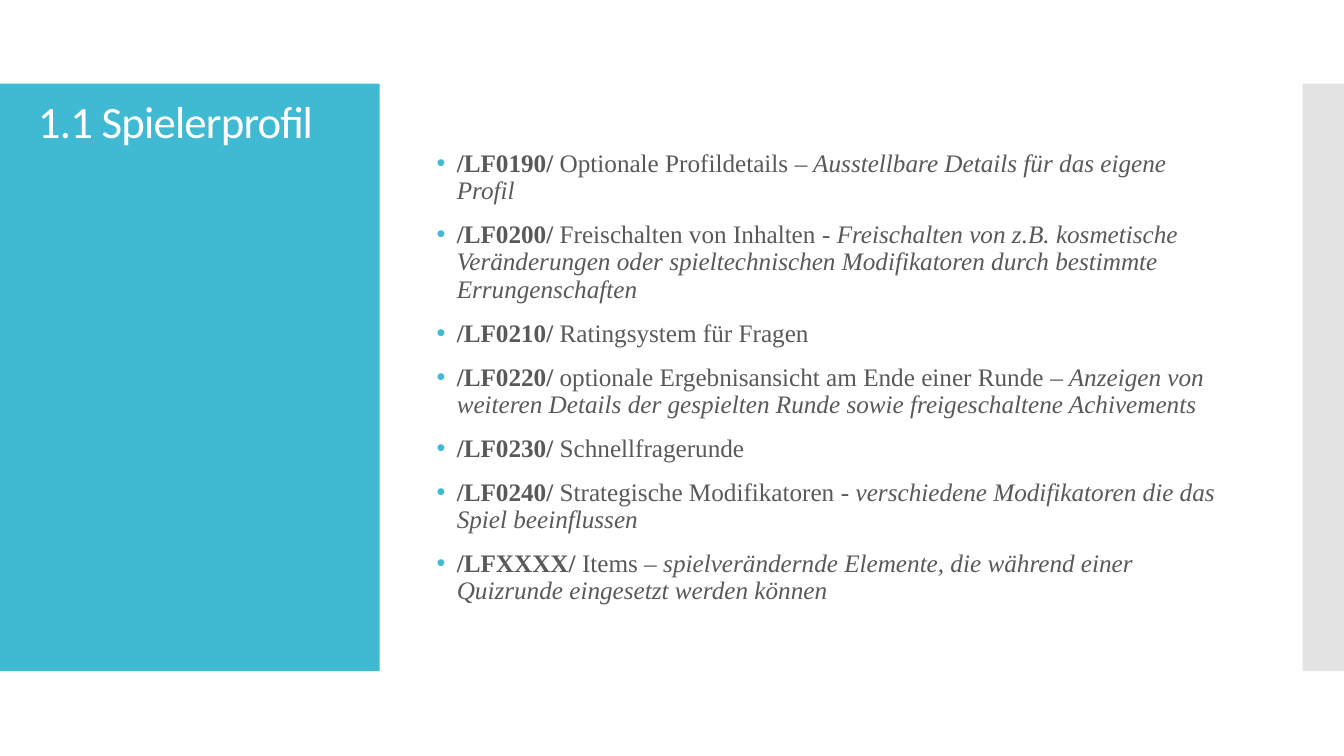
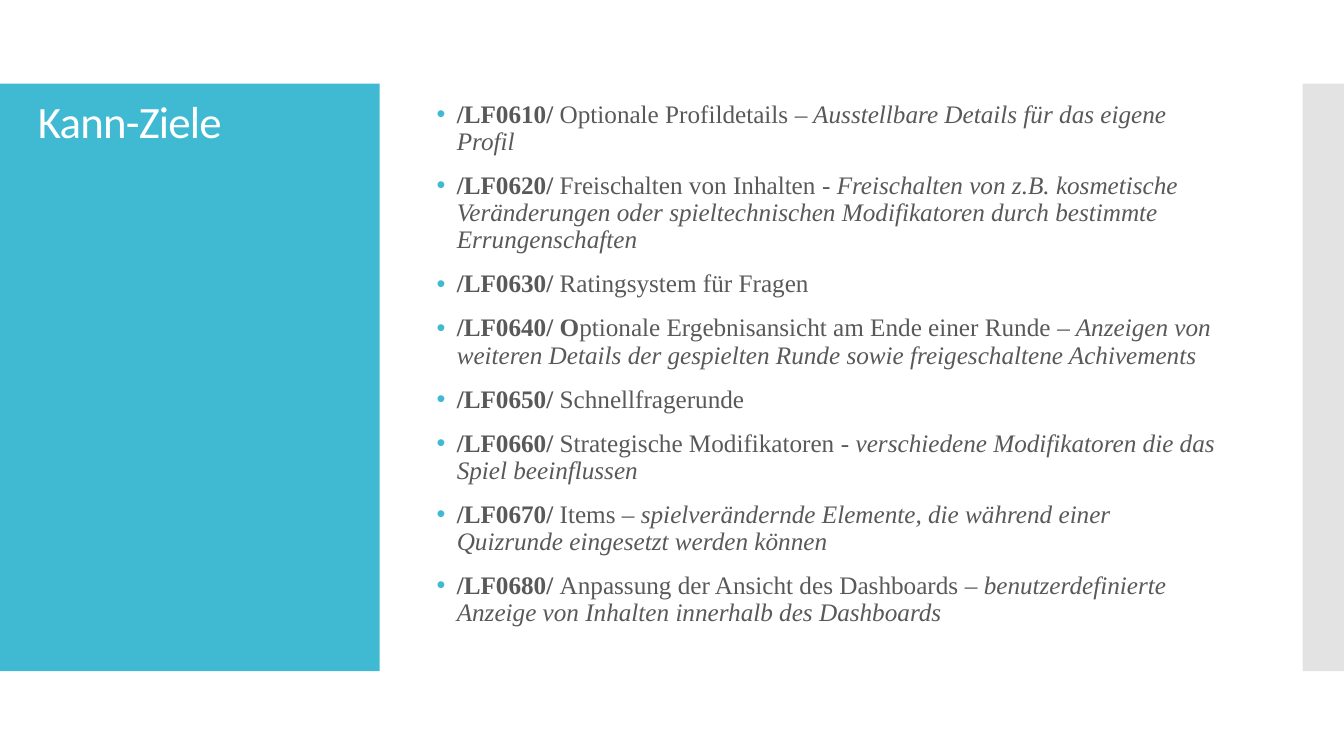
Before and after one commit to ch-schlecht/cz17a, a slide deck: slide 17 of Vortrag/Review_Lastenheft_Folien.pptx. Drawn at 1344x756 pixels with LibreOffice and Linux fonts; fonts in the diff are those of the drawing. Boxes give left, top, right and bottom in pixels: in the first picture for what was removed or moved away, otherwise in the second. Text is boxed around its words. In the diff, an @@ line names an element or a change of style, - is before the commit and + after.

```diff
--- a/Vortrag/Review_Lastenheft_Folien.pptx
+++ b/Vortrag/Review_Lastenheft_Folien.pptx
@@ title at [38, 107, 222, 139]: text changed @@
-1.1 Spielerprofil
+Kann-Ziele
@@ text at [457, 105, 1215, 627]: text changed @@
-• /LF0190/ Optionale Profildetails – Ausstellbare Details für das eigene Profil
-• /LF0200/ Freischalten von Inhalten - Freischalten von z.B. kosmetische Veränderungen oder spieltechnischen Modifikatoren durch bestimmte Errungenschaften
-• /LF0210/ Ratingsystem für Fragen
-• /LF0220/ optionale Ergebnisansicht am Ende einer Runde – Anzeigen von weiteren Details der gespielten Runde sowie freigeschaltene Achivements
-• /LF0230/ Schnellfragerunde
-• /LF0240/ Strategische Modifikatoren - verschiedene Modifikatoren die das Spiel beeinflussen
-• /LFXXXX/ Items – spielverändernde Elemente, die während einer Quizrunde eingesetzt werden können
+• /LF0610/ Optionale Profildetails – Ausstellbare Details für das eigene Profil
+• /LF0620/ Freischalten von Inhalten - Freischalten von z.B. kosmetische Veränderungen oder spieltechnischen Modifikatoren durch bestimmte Errungenschaften
+• /LF0630/ Ratingsystem für Fragen
+• /LF0640/ Optionale Ergebnisansicht am Ende einer Runde – Anzeigen von weiteren Details der gespielten Runde sowie freigeschaltene Achivements
+• /LF0650/ Schnellfragerunde
+• /LF0660/ Strategische Modifikatoren - verschiedene Modifikatoren die das Spiel beeinflussen
+• /LF0670/ Items – spielverändernde Elemente, die während einer Quizrunde eingesetzt werden können
+• /LF0680/ Anpassung der Ansicht des Dashboards – benutzerdefinierte Anzeige von Inhalten innerhalb des Dashboards
```
Also in this commit, not shown: 19 other slides changed, 1 slide added, 1 slide removed.
